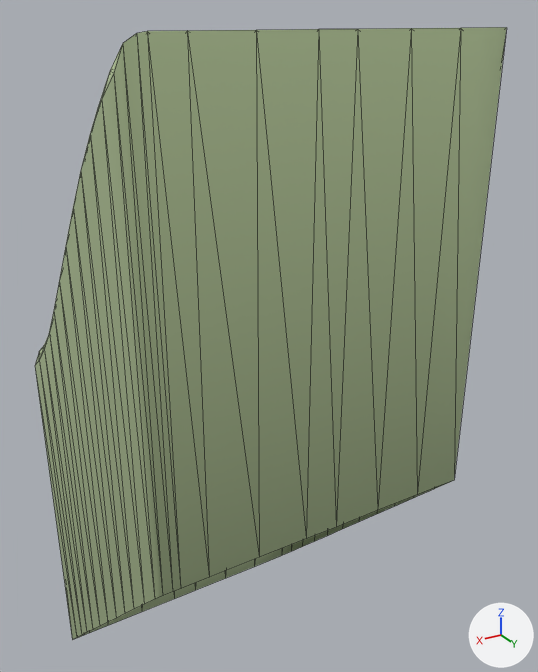
One commit to the glTF model ground/ground-ramp-r-11.glb: the scene before it, then after it.
One viewpoint serves both versions: a camera (50 mm lens) standing at (1.0, 1.88, 1.03) and looking at (-0.14, -0.02, 0.07). The lights are fixed; the arrows at lower right show +X, +Y and +Z. The older version comes first. Mesh edges are drawn as thin lines.

Names of what the first picture shows: 'ground-ramp-r-11'.
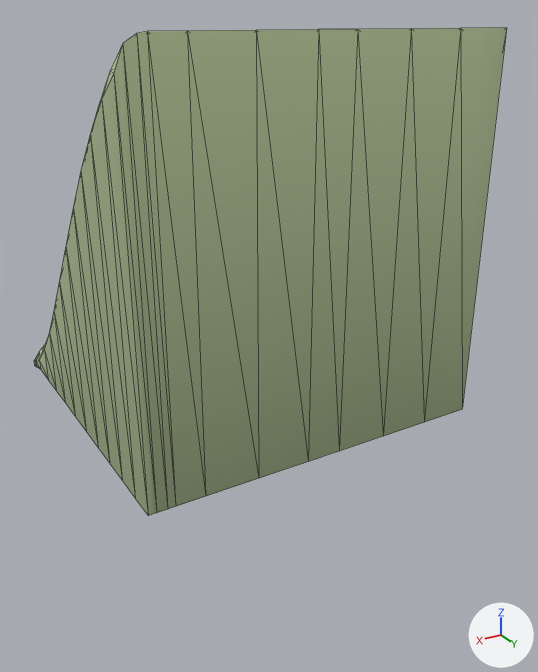
What differs and where, as boxes (x1, y1, x2, y2) in the pictures (538 x 672 px):
'ground-ramp-r-11', reshaped (20% shorter)
    before: (35, 27, 507, 640)
    after: (34, 27, 507, 516)

Diff of the bpy script that builds the scene:
```diff
--- a/ground/ground-ramp-r-11.glb.py
+++ b/ground/ground-ramp-r-11.glb.py
@@ me_ground_ramp_r_11 @@
 # used by ob_ground_ramp_r_11; location = (0.0, 0.0, 0.0)
-me_ground_ramp_r_11.from_pydata(...)  # 174 vertices, 304 faces; spans x -0.5..0.5, y -0.5..0.5, z -1.3..1.0
+me_ground_ramp_r_11.from_pydata(...)  # 174 vertices, 304 faces; spans x -0.5..0.5, y -0.5..0.5, z -0.07..1.0
+# me_ground_ramp_r_11 part 1: all 42 vertices in x -0.5..0.5, y -0.5..0.5, z -1.3..-0.3 are scaled about their middle by (1, 1, 0), then moved by (0.0, 0.0, 0.75)
 me_ground_ramp_r_11.materials.append(mat_ground)
```
